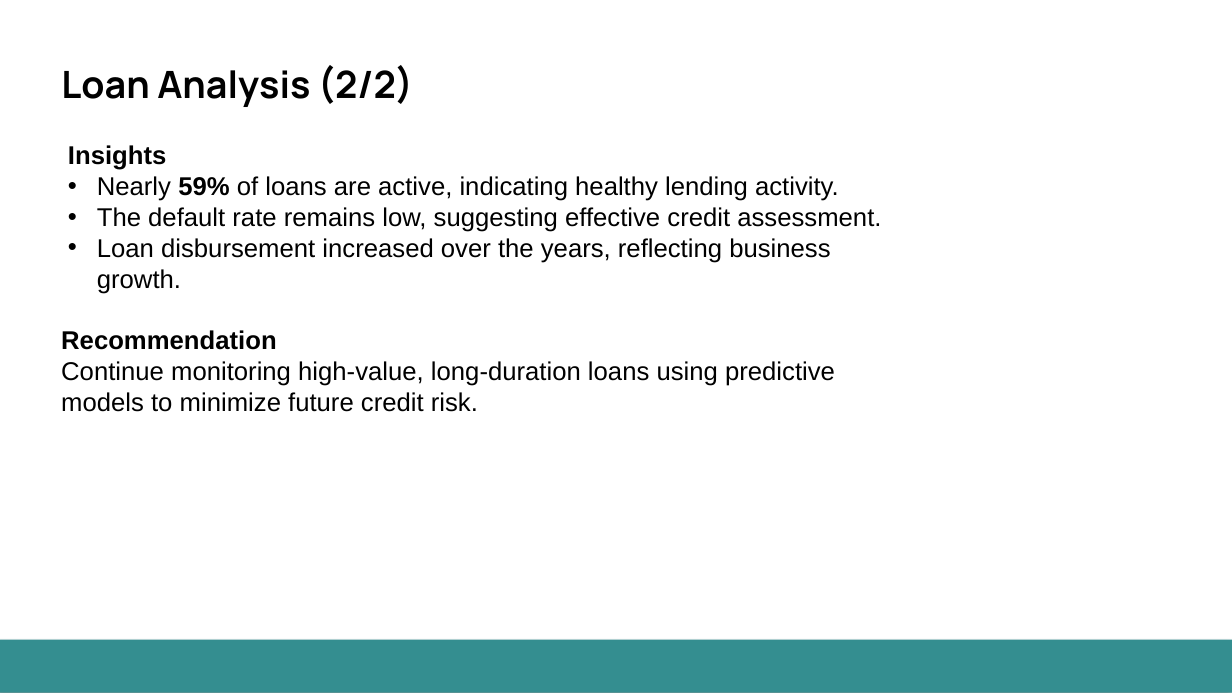
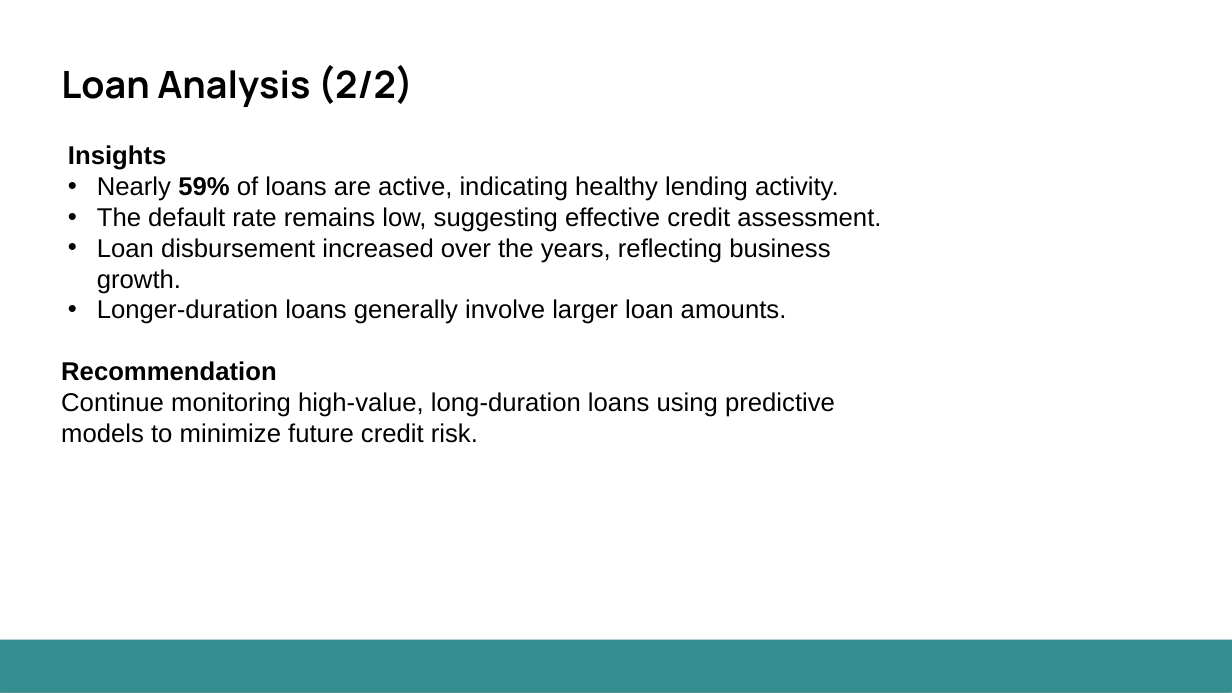
Before and after one commit to itsaakashanalytics-ship-it/CZ-Bank-DATA-Analysis-Project, a slide deck: slide 22 of PRP PROJECT 1 - FINAL PPT.pptx. Drawn at 1232x693 pixels with LibreOffice and Linux fonts; fonts in the diff are those of the drawing. Boxes give left, top, right and bottom in pixels: in the first picture for what was removed or moved away, otherwise in the second. Text is boxed around its words. In the diff, an @@ line names an element or a change of style, - is before the commit and + after.

```diff
--- a/PRP PROJECT 1 - FINAL PPT.pptx
+++ b/PRP PROJECT 1 - FINAL PPT.pptx
@@ text at (97,299,787,324): paragraph added @@
+• Longer-duration loans generally involve larger loan amounts.
@@ text "Recommendation": place and size @@
-text "Recommendation" at (61,330,835,412)
+text "Recommendation" at (61,361,835,443)
```
Also in this commit, not shown: 25 other slides changed, 10 slides added, 1 slide removed, 2 other files.
